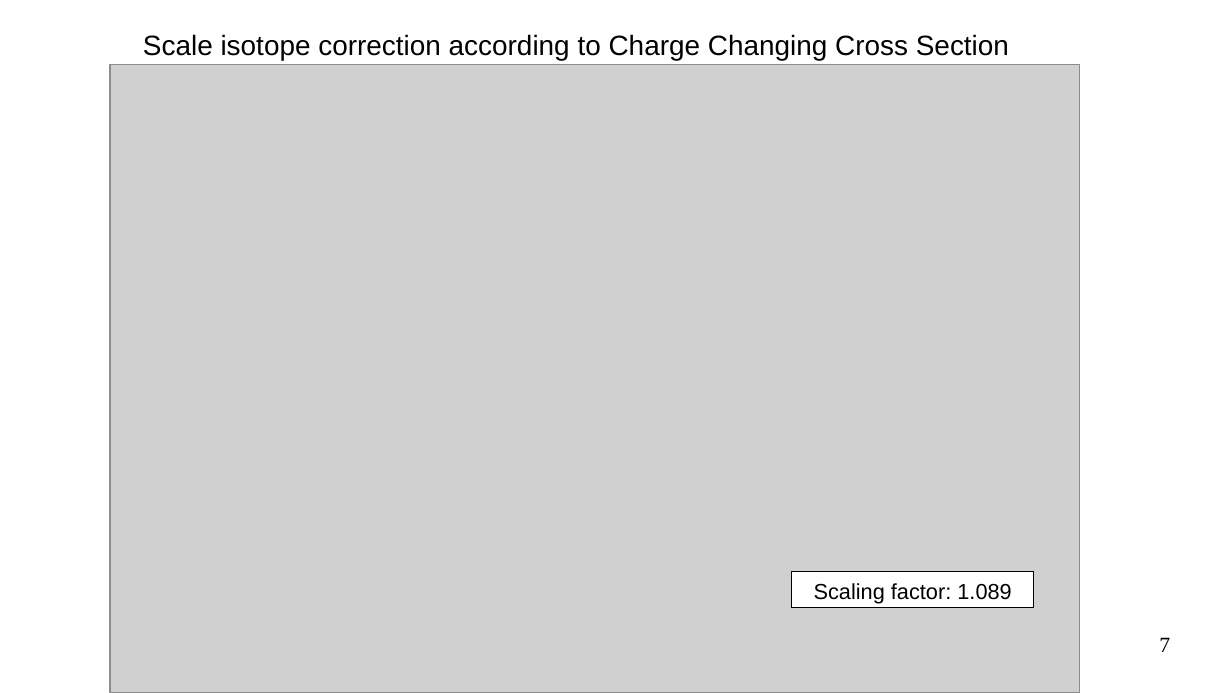
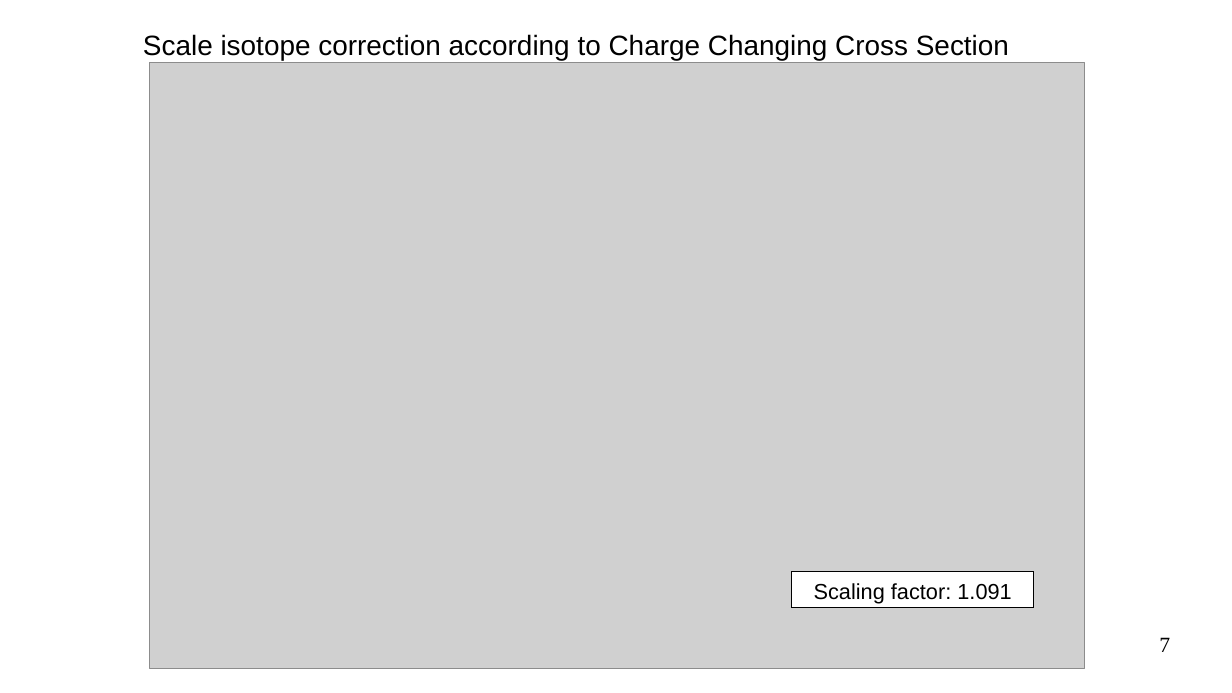
Before and after one commit to jenegger/phd_thesis, a slide deck: slide 7 of other/sofia_tof_analysis.odp. Drawn at 1232x693 pixels with LibreOffice and Linux fonts; fonts in the diff are those of the drawing; grey boxes stand for pictures. Boxes give left, top, right and bottom in pixels: in the first picture for what was removed or moved away, otherwise in the second. Text is boxed around its words. In the diff, an @@ line names an element or a change of style, - is before the commit and + after.

```diff
--- a/other/sofia_tof_analysis.odp
+++ b/other/sofia_tof_analysis.odp
@@ picture resized from (x1=110, y1=65, x2=1080, y2=693) to (x1=150, y1=63, x2=1086, y2=670) @@
@@ text in rectangle at (x1=814, y1=583, x2=1011, y2=603): text changed @@
-Scaling factor: 1.089
+Scaling factor: 1.091
```
Also in this commit, not shown: 1 other file.
